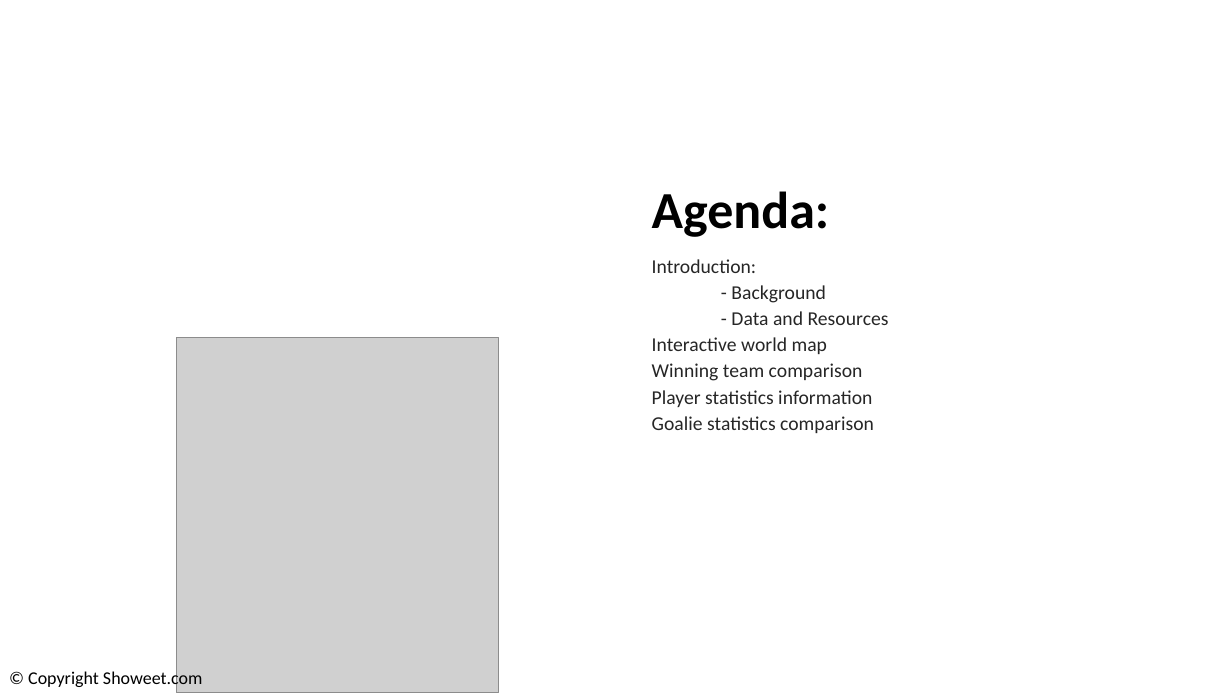
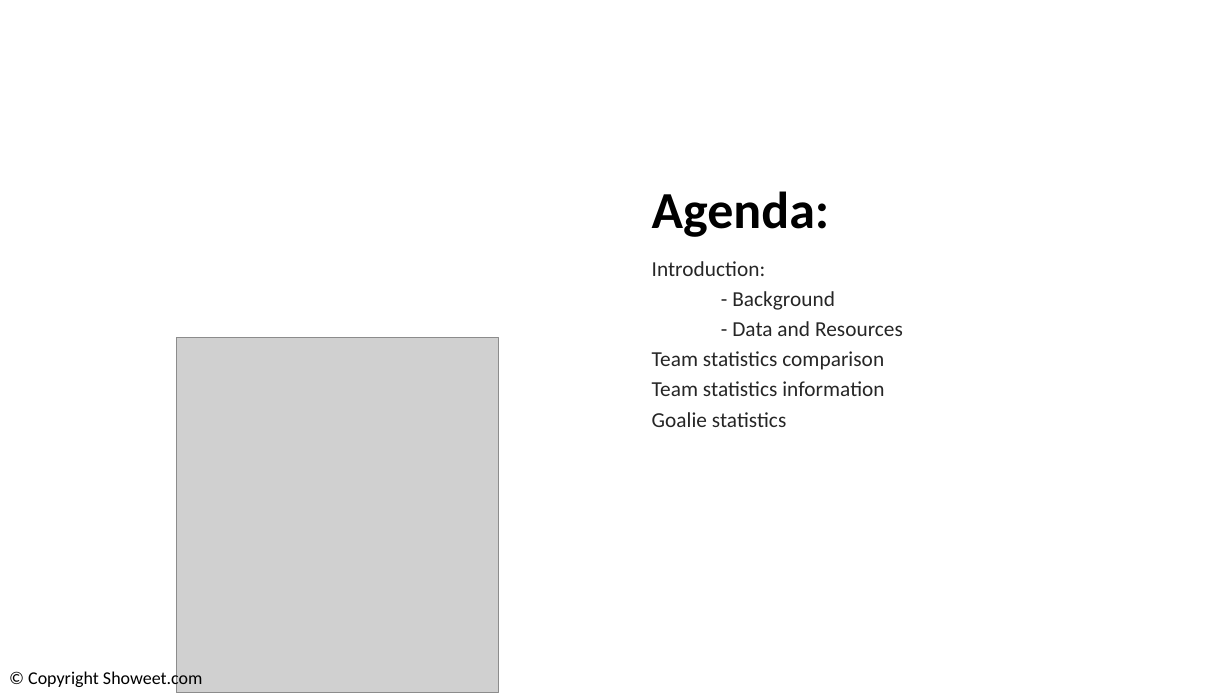
Before and after one commit to joeldemontigny/project-sports-analytics-NHL-2.0, a slide deck: slide 2 of project-sports-analytics-nhl2.0v2.pptx. Drawn at 1232x693 pixels with LibreOffice and Linux fonts; fonts in the diff are those of the drawing; grey boxes stand for pictures; background and template pictures are left out. Boxes give left, top, right and bottom in pixels: in the first picture for what was removed or moved away, otherwise in the second. Text is boxed around its words. In the diff, an @@ line names an element or a change of style, - is before the commit and + after.

Commit message:
final ppt

```diff
--- a/project-sports-analytics-nhl2.0v2.pptx
+++ b/project-sports-analytics-nhl2.0v2.pptx
@@ text at (x1=652, y1=261, x2=903, y2=336): size 15.3 to 16.6 pt in "Introduction:", "- Background", "- Data and Resources"; line spacing 0.7 to 0.8 @@
@@ text at (x1=652, y1=351, x2=884, y2=427): text changed; size 15.3 to 16.6 pt @@
-Interactive world map
-Winning team comparison
-Player statistics information
-Goalie statistics comparison
+Team statistics comparison
+Team statistics information
+Goalie statistics
```
Also in this commit, not shown: 1 other slide changed, 1 slide added.
